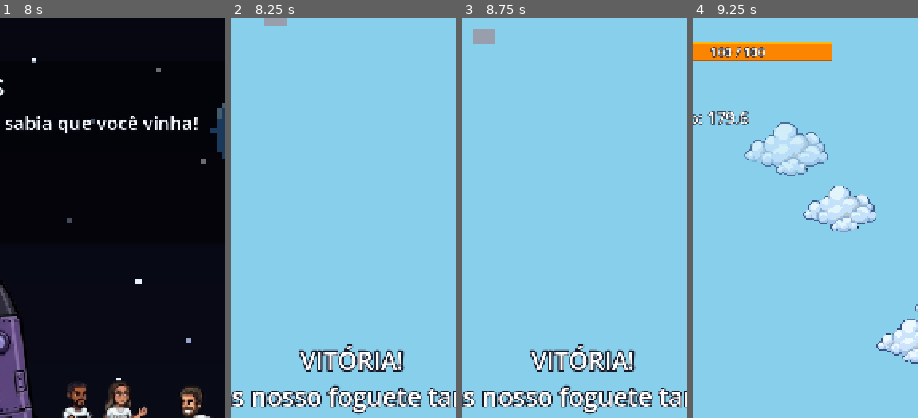
Above: before the commit, frames 1-4 (left to right).
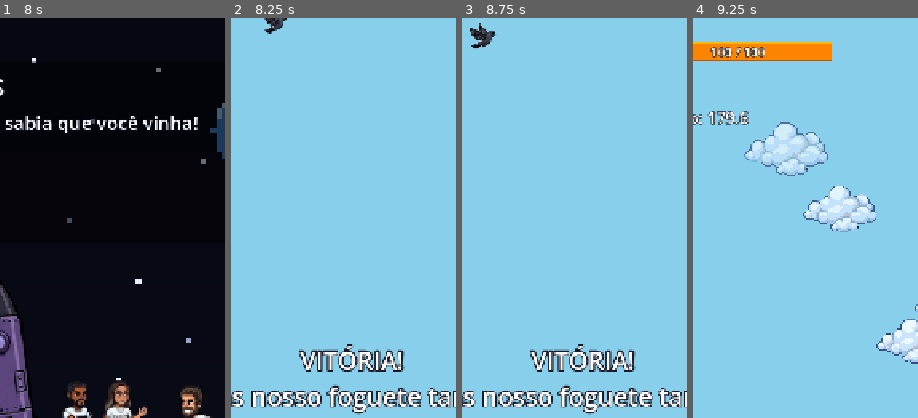
Above: after the commit, the same moments.

Repository: lucasevero/foguete-pra-lua
Game: Godot game, scene res://main.tscn
Same seed, same stepped clock (60 frames per second), same inputs: the game is played once before the commit and once after it.
Inputs:
- Up to frame 1 (8 s): click "JOGAR" at 0.5 s; click "testar final" at 1.25 s; click "Atender" at 2 s; click "Pular" at 2.75 s; click "REINICIAR" at 3.5 s; click "LOJA" at 4.25 s; click "Fechar" at 5 s; click "LOJA" at 5.75 s; click "Fechar" at 6.5 s; click "testar final" at 7.25 s
- Up to frame 2 (8.25 s): click "Pular" at 8 s
- Up to frame 3 (8.75 s): no input
- Up to frame 4 (9.25 s): click "REINICIAR" at 8.75 s
The pictures show only the part of the screen within x 23-73%, y 0-50%; the shares and areas given below are measured in that part.

Frame 1 is identical in both runs. In frame 2, 0.3% of the frame differs, in the area x 14-25%, y 0-4%; in frame 3, 0.5%, in the area x 3-15%, y 1-8%; in frame 4, nothing differs.

Commit message:
Wire flyer sprites: animated pigeon + static zeppelin
- Pigeon: AnimatedSprite2D (passaro1/2/3, looping 8fps), scale 0.7, capsule
  hitbox 13x38. Zeppelin: aviao.png (capim blimp), scale 1.3, capsule 22x108.
  Both horizontal (collision rotated 90).
- flyer.gd flips $Sprite.flip_h by velocity.x so they face their travel direction.

Verified: imports clean, editor renders, web re-exported.

Co-Authored-By: Claude Opus 4.8 <noreply@anthropic.com>

Diff:
--- a/flyer.gd
+++ b/flyer.gd
@@ -8,6 +8,10 @@
 
 func _ready() -> void:
 	body_entered.connect(_on_body_entered)
+	# vira o sprite pro lado do movimento (velocity setada no spawn, antes do add_child)
+	var spr := get_node_or_null("Sprite")
+	if spr != null and "flip_h" in spr:
+		spr.flip_h = velocity.x < 0.0
 
 func _physics_process(delta: float) -> void:
 	position += velocity * delta
--- a/pigeon.tscn
+++ b/pigeon.tscn
@@ -1,20 +1,29 @@
-[gd_scene load_steps=3 format=3]
+[gd_scene load_steps=7 format=3]
 
 [ext_resource type="Script" path="res://flyer.gd" id="1"]
+[ext_resource type="Texture2D" path="res://assets/sprites/background/passaro1.png" id="2"]
+[ext_resource type="Texture2D" path="res://assets/sprites/background/passaro2.png" id="3"]
+[ext_resource type="Texture2D" path="res://assets/sprites/background/passaro3.png" id="4"]
+
+[sub_resource type="SpriteFrames" id="frames"]
+animations = [{
+"frames": [{"duration": 1.0, "texture": ExtResource("2")}, {"duration": 1.0, "texture": ExtResource("3")}, {"duration": 1.0, "texture": ExtResource("4")}],
+"loop": true,
+"name": &"default",
+"speed": 8.0
+}]
 
 [sub_resource type="CapsuleShape2D" id="1"]
-radius = 11.0
-height = 34.0
+radius = 13.0
+height = 38.0
 
 [node name="Pigeon" type="Area2D" groups=["asteroid"]]
 script = ExtResource("1")
 
-[node name="Sprite" type="ColorRect" parent="."]
-offset_left = -18.0
-offset_top = -11.0
-offset_right = 18.0
-offset_bottom = 11.0
-color = Color(0.6, 0.62, 0.68, 1)
+[node name="Sprite" type="AnimatedSprite2D" parent="."]
+scale = Vector2(0.7, 0.7)
+sprite_frames = SubResource("frames")
+autoplay = "default"
 
 [node name="Collision" type="CollisionShape2D" parent="."]
 rotation = 1.5708
--- a/zeppelin.tscn
+++ b/zeppelin.tscn
@@ -1,20 +1,18 @@
-[gd_scene load_steps=3 format=3]
+[gd_scene load_steps=4 format=3]
 
 [ext_resource type="Script" path="res://flyer.gd" id="1"]
+[ext_resource type="Texture2D" path="res://assets/sprites/background/aviao.png" id="2"]
 
 [sub_resource type="CapsuleShape2D" id="1"]
 radius = 22.0
-height = 130.0
+height = 108.0
 
 [node name="Zeppelin" type="Area2D" groups=["asteroid"]]
 script = ExtResource("1")
 
-[node name="Sprite" type="ColorRect" parent="."]
-offset_left = -65.0
-offset_top = -22.0
-offset_right = 65.0
-offset_bottom = 22.0
-color = Color(0.75, 0.72, 0.6, 1)
+[node name="Sprite" type="Sprite2D" parent="."]
+texture = ExtResource("2")
+scale = Vector2(1.3, 1.3)
 
 [node name="Collision" type="CollisionShape2D" parent="."]
 rotation = 1.5708
Not shown, added: assets/sprites/background/aviao.png.import
Not shown, added: assets/sprites/background/passaro1.png.import
Not shown, added: assets/sprites/background/passaro2.png.import
Not shown, added: assets/sprites/background/passaro3.png.import
Not shown, changed: .claude/devlog/obstacles.md
